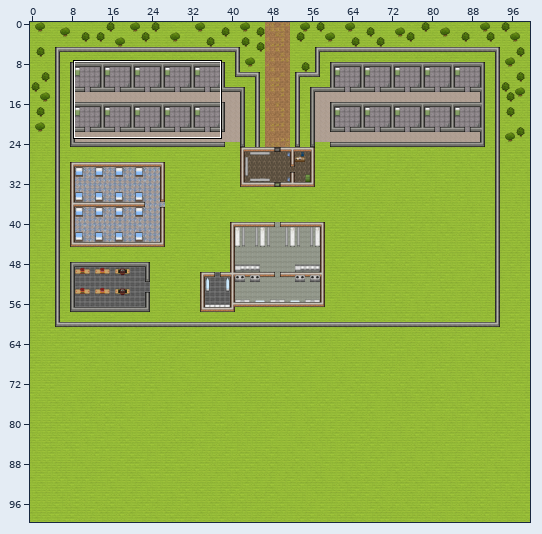
Two versions of a level (Tiled map (JSON), Map/Map(good).json). The picture above shows the old version from afar; the outline marks the close-up.
Close-up. As it was:
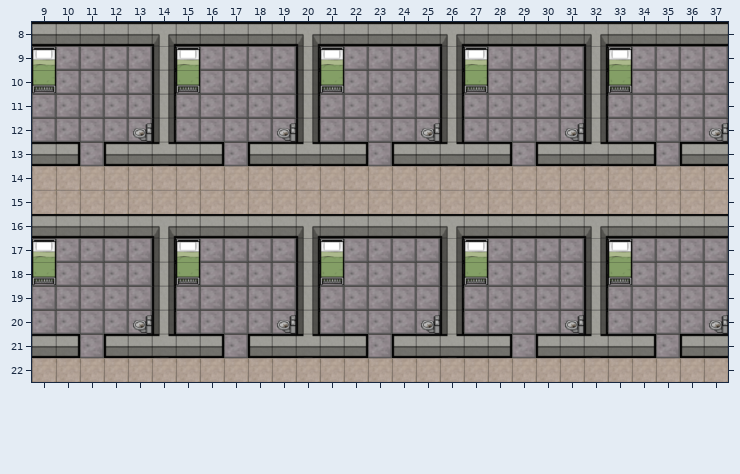
Cells are 32x32 px. Shown: x 9..37, y 8..22. The commit also changed other parts of the map, which this record leaves out.
New version:
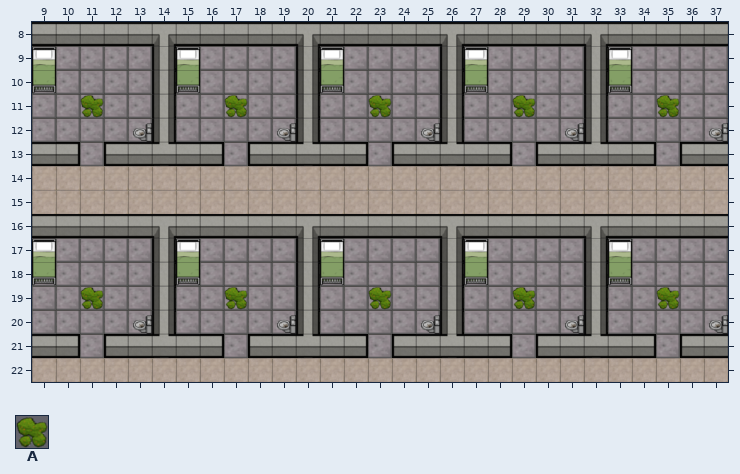
Key: from "Tileset": A 11.
_ is an empty cell.
Tiles of an added or newly shown layer are drawn over the layers below it.
Difference:
Layer "Tile Layer 5" (added):
The edit adds tile A in row 11 at x 11, 17, 23, 29 and 35; in row 19 at x 11, 17, 23, 29 and 35.
